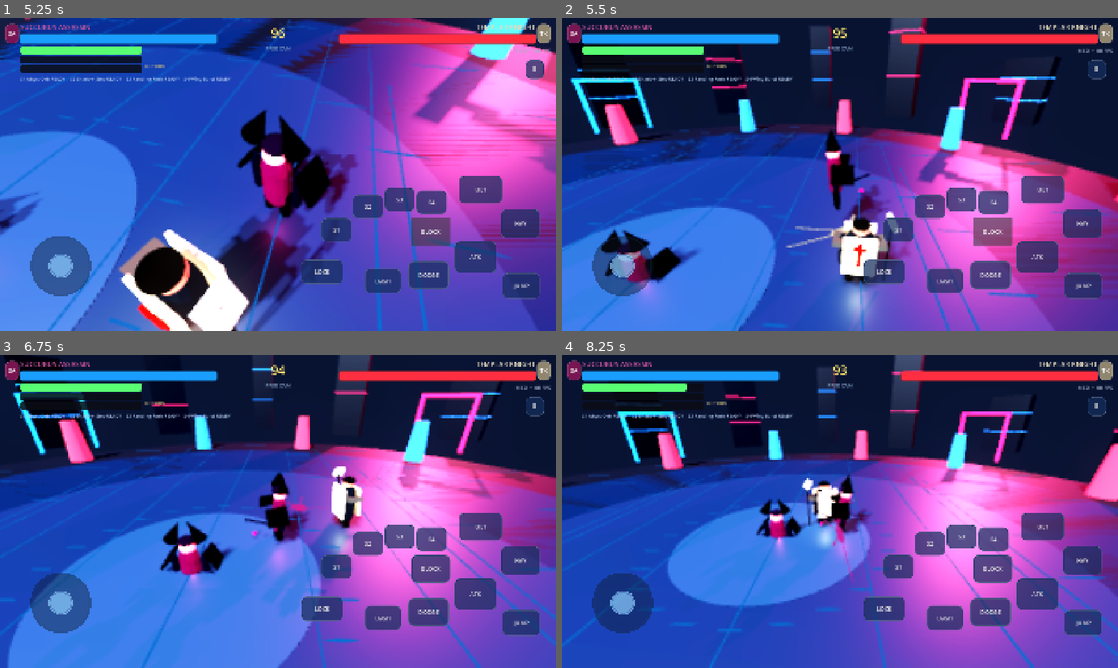
Above: before the commit, frames 1-4 (two rows, left to right).
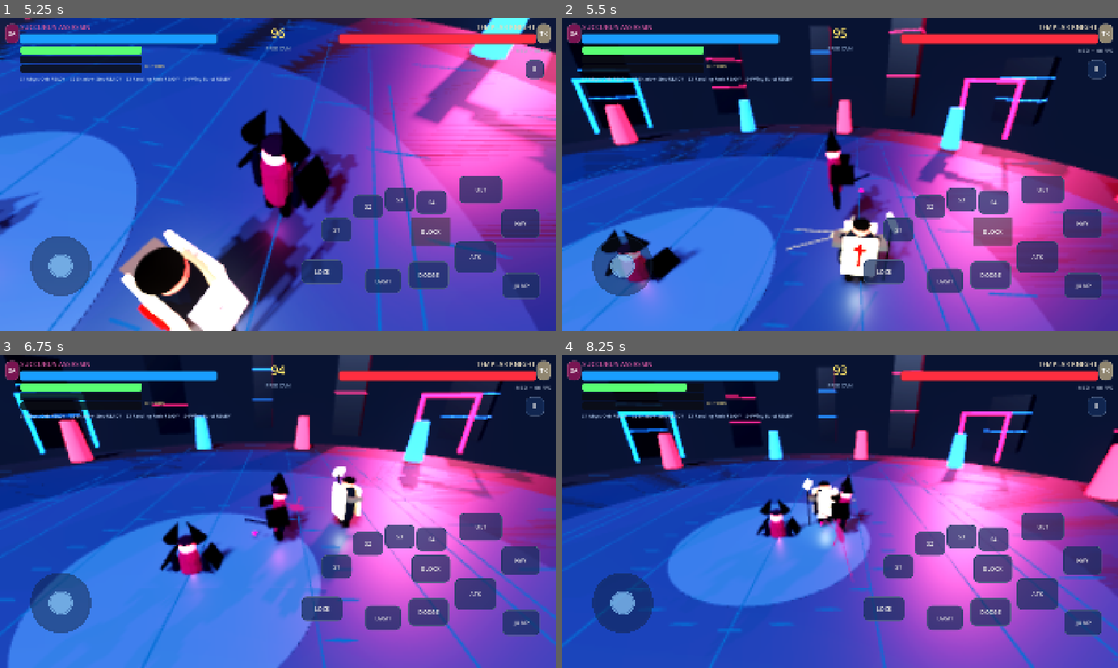
Above: after the commit, the same moments.

Repository: psgkri-design/AnimeArenaFighter
Game: Godot game, scene res://scenes/main.tscn
The game is run twice, just before and just after one commit, with the same random seed, the same clock (stepped at 60 frames per second) and the same inputs.
Inputs (mouse positions are in pixels of both pictures, inside the frame that each line leads up to):
- Up to frame 1 (5.25 s): click "AI: NORMAL" at 0.5 s; click "START BATTLE" at 1.25 s; drag from (61, 265) to (333, 105) at 2.02 s; drag from (166, 190) to (250, 237) at 2.77 s; move the mouse to (333, 105) at 3.52 s; hold D (move_right) 3.53-4.25 s; tap L (dodge) at 3.6 s; drag from (250, 237) to (111, 127) at 4.27 s; move the mouse to (444, 221) at 5.02 s; hold A (move_left) from 5.03 s (still down); tap O (lock_on) at 5.1 s
- Up to frame 2 (5.5 s): keep holding A (move_left); tap Space (jump) at 5.27 s
- Up to frame 3 (6.75 s): release A (move_left) at 5.75 s; drag from (111, 464) to (194, 433) at 5.77 s; move the mouse to (305, 511) at 6.52 s; hold S (move_back) from 6.53 s (still down); tap J (attack) at 6.6 s; click (305, 511) at 6.67 s
- Up to frame 4 (8.25 s): release S (move_back) at 7.25 s; drag from (756, 433) to (728, 527) at 7.27 s; move the mouse to (962, 495) at 8.02 s; hold W (move_forward) from 8.03 s (still down); tap L (dodge) at 8.1 s

Frame 1 is identical in both runs. In frame 2, 0.3% of the frame differs, in the area x 40-53%, y 62-78%; in frame 3, less than 0.1%; in frame 4, less than 0.1%.

Commit message:
feat: add combat look-at and hand anchored vfx

Diff:
--- a/scripts/ci_smoke_test.gd
+++ b/scripts/ci_smoke_test.gd
@@ -85,6 +85,9 @@
         _audit_animations(game.player, "fighter_%d" % variant)
         if variant == 0:
             _check(_print_skeleton_bones(game.player), "imported humanoid skeleton found")
+            _check(game.player.head_bone >= 0, "head bone resolved for combat look-at")
+            _check(game.player.chest_bone >= 0, "chest bone resolved for combat look-at")
+            _check(game.player.hand_bone >= 0, "right hand slot resolved for combat VFX")
 
         game.player.is_ai = false
         game.enemy.is_ai = false
--- a/scripts/fighter.gd
+++ b/scripts/fighter.gd
@@ -58,6 +58,10 @@
 var skill_cooldowns: Array[float] = [0.0,0.0,0.0,0.0]
 var model_root: Node3D
 var animation_player: AnimationPlayer = null
+var skeleton: Skeleton3D = null
+var head_bone: int = -1
+var chest_bone: int = -1
+var hand_bone: int = -1
 var last_animation: StringName = &""
 var hit_reaction_toggle: bool = false
 var visual_phase: float = 0.0
@@ -134,6 +138,11 @@
     model_root.add_child(visual)
     _stylize_external_materials(visual)
     animation_player = _find_animation_player(visual)
+    skeleton = _find_skeleton(visual)
+    if skeleton != null:
+        head_bone = skeleton.find_bone("head")
+        chest_bone = skeleton.find_bone("chest")
+        hand_bone = skeleton.find_bone("handslot.r")
     _play_animation(_idle_animation(), 0.0, 1.0, true)
     return true
 
@@ -166,6 +175,42 @@
     for child in node.get_children():
         _stylize_external_materials(child)
 
+func _find_skeleton(node: Node) -> Skeleton3D:
+    if node is Skeleton3D:
+        return node as Skeleton3D
+    for child in node.get_children():
+        var found: Skeleton3D = _find_skeleton(child)
+        if found != null:
+            return found
+    return null
+
+func _combat_fx_origin() -> Vector3:
+    if skeleton != null and hand_bone >= 0:
+        var bone_pose: Transform3D = skeleton.get_bone_global_pose(hand_bone)
+        return (skeleton.global_transform * bone_pose).origin
+    return global_position + Vector3.UP * 1.15 - global_transform.basis.z * 0.75
+
+func _apply_combat_look_at() -> void:
+    if skeleton == null or not is_instance_valid(target) or state == State.DEAD:
+        return
+    var target_position: Vector3 = target.global_position + Vector3.UP * 1.35
+    var local_target: Vector3 = global_basis.inverse() * (target_position - (global_position + Vector3.UP * 1.35))
+    if local_target.length_squared() < 0.001:
+        return
+    local_target = local_target.normalized()
+    var yaw: float = clampf(atan2(-local_target.x, -local_target.z), -0.34, 0.34)
+    var pitch: float = clampf(asin(clampf(local_target.y, -1.0, 1.0)), -0.18, 0.18)
+
+    if chest_bone >= 0:
+        var chest_pose: Transform3D = skeleton.get_bone_global_pose(chest_bone)
+        chest_pose.basis = Basis(Vector3.UP, yaw * 0.16) * Basis(Vector3.RIGHT, -pitch * 0.10) * chest_pose.basis
+        skeleton.set_bone_global_pose_override(chest_bone, chest_pose, 0.16, false)
+
+    if head_bone >= 0:
+        var head_pose: Transform3D = skeleton.get_bone_global_pose(head_bone)
+        head_pose.basis = Basis(Vector3.UP, yaw * 0.42) * Basis(Vector3.RIGHT, -pitch * 0.30) * head_pose.basis
+        skeleton.set_bone_global_pose_override(head_bone, head_pose, 0.34, false)
+
 func _find_animation_player(node: Node) -> AnimationPlayer:
     if node is AnimationPlayer:
         return node as AnimationPlayer
@@ -277,6 +322,7 @@
 func _update_visuals(delta: float) -> void:
     _animate_model(delta)
     _sync_animation()
+    _apply_combat_look_at()
 
 func _decorate_external_model() -> void:
     match variant:
@@ -563,7 +609,7 @@
     _play_animation(_attack_animation(anim_kind, anim_index), 0.06, anim_speed, true)
     var fx_kind: String = "aura" if anim_kind == "ultimate" else ("charge" if anim_kind == "skill" and variant == 1 else "slash")
     var fx_strength: float = 1.75 if anim_kind == "ultimate" else (1.25 if anim_kind == "skill" or anim_kind == "heavy" else 0.75)
-    combat_fx.emit(fx_kind, global_position + Vector3.UP * 1.15 - global_transform.basis.z * 0.85, -global_transform.basis.z, fighter_color, fx_strength)
+    combat_fx.emit(fx_kind, _combat_fx_origin(), -global_transform.basis.z, fighter_color, fx_strength)
 
 func _process_attack(delta:float)->void:
     attack_timer+=delta
@@ -625,7 +671,7 @@
         0:
             skill_cooldowns[index]=4.0
             _play_animation(_attack_animation("skill", index), 0.06, 1.08, true)
-            combat_fx.emit("charge", global_position + Vector3.UP * 1.25, -global_transform.basis.z, fighter_color, 1.15)
+            combat_fx.emit("charge", _combat_fx_origin(), -global_transform.basis.z, fighter_color, 1.15)
             var projectile=ProjectileScript.new()
             projectile.configure(self,target,fighter_color,float(skill_damage[0])*power_scale)
             get_tree().current_scene.add_child(projectile)
Not shown, changed: CHANGELOG_GAME.md
